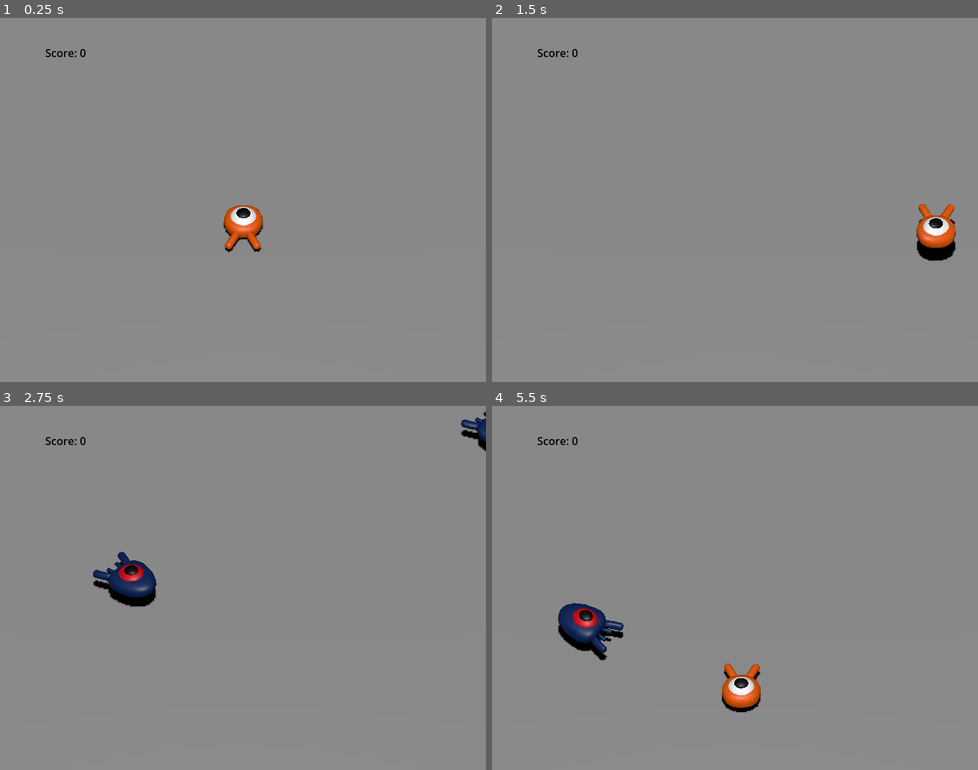
Above: before the commit, frames 1-4 (two rows, left to right).
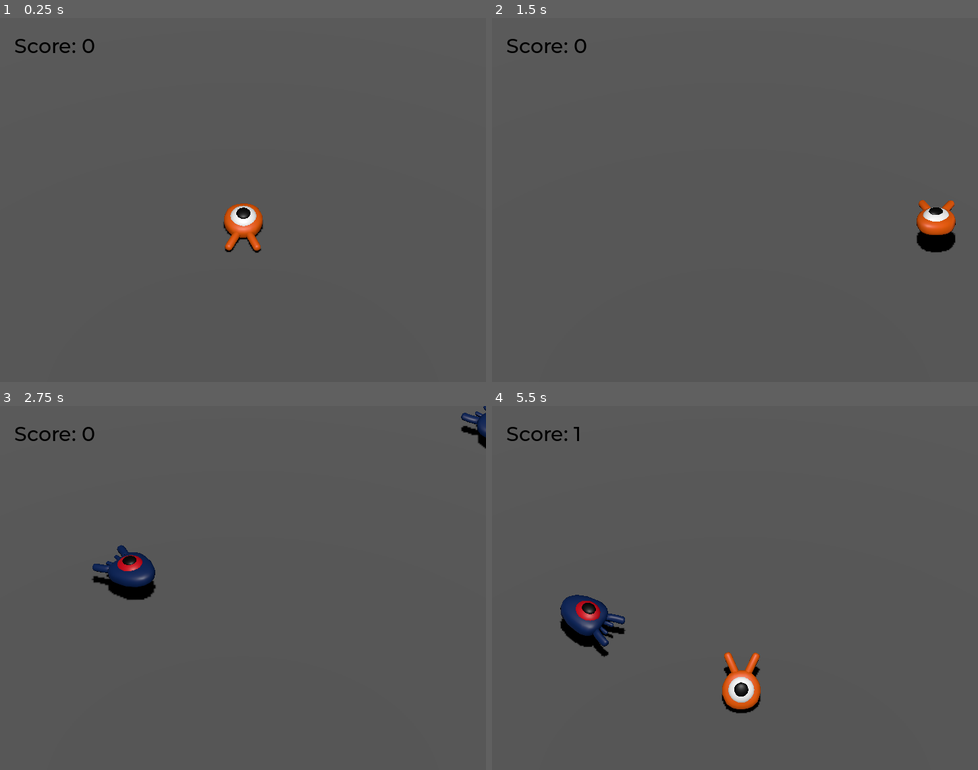
Above: after the commit, the same moments.

Repository: RobRob7/Dodge-the-Creeps-XL
Game: Godot game, scene res://scenes/main.tscn
Same seed, same stepped clock (60 frames per second), same inputs: the game is played once before the commit and once after it.
Inputs:
- Up to frame 1 (0.25 s): no input
- Up to frame 2 (1.5 s): tap Enter (enter, bound only after the commit) at 0.5 s; hold Right (move_right) 0.53-1.28 s; hold Enter (enter, bound only after the commit) 0.53-1.28 s; tap Space (jump) at 0.77, 0.8, 1.07, 1.35 s; hold Down (move_back) from 1.28 s (still down)
- Up to frame 3 (2.75 s): tap Space (jump) at 1.52, 1.82, 2.3 s; tap Enter (enter, bound only after the commit) at 1.55 s; release Down (move_back) at 2.03 s; hold Right (move_right) from 2.03 s (still down); hold Enter (enter, bound only after the commit) from 2.03 s (still down)
- Up to frame 4 (5.5 s): release Right (move_right) at 2.78 s; release Enter (enter, bound only after the commit) at 2.78 s; hold Up (move_forward) 2.78-3.53 s; tap Enter (enter, bound only after the commit) at 2.85, 4.35 s; tap Space (jump) at 3.02, 3.32, 3.6, 3.77, 4.07, 4.52, 4.82, 5.3 s; hold Left (move_left) 3.53-5.03 s; hold Down (move_back) from 5.03 s (still down); hold Enter (enter, bound only after the commit) from 5.03 s (still down)

The runs differ from the first frame. In frame 1, 99% of the frame differs, in the area x 0-100%, y 0-100%; in frame 2, 100%; in frame 3, 100%; in frame 4, 99%.

Commit message:
inital game done

Diff:
--- a/dodge-the-creeps-xl/project.godot
+++ b/dodge-the-creeps-xl/project.godot
@@ -13,7 +13,10 @@
 config/name="Dodge the Creeps XL"
 run/main_scene="res://scenes/main.tscn"
 config/features=PackedStringArray("4.3", "Forward Plus")
-config/icon="res://icon.svg"
+
+[autoload]
+
+MusicPlayer="*res://scenes/music_player.tscn"
 
 [display]
 
@@ -56,6 +59,11 @@
 , Object(InputEventJoypadButton,"resource_local_to_scene":false,"resource_name":"","device":-1,"button_index":0,"pressure":0.0,"pressed":false,"script":null)
 ]
 }
+enter={
+"deadzone": 0.5,
+"events": [Object(InputEventKey,"resource_local_to_scene":false,"resource_name":"","device":-1,"window_id":0,"alt_pressed":false,"shift_pressed":false,"ctrl_pressed":false,"meta_pressed":false,"pressed":false,"keycode":0,"physical_keycode":4194309,"key_label":0,"unicode":0,"location":0,"echo":false,"script":null)
+]
+}
 
 [layer_names]
 
--- a/dodge-the-creeps-xl/scenes/main.tscn
+++ b/dodge-the-creeps-xl/scenes/main.tscn
@@ -1,13 +1,19 @@
-[gd_scene load_steps=9 format=3 uid="uid://b71ilo00bartu"]
+[gd_scene load_steps=13 format=3 uid="uid://b71ilo00bartu"]
 
 [ext_resource type="Script" path="res://scripts/main.gd" id="1_2wups"]
 [ext_resource type="PackedScene" uid="uid://du4vwyedmq34w" path="res://scenes/player.tscn" id="1_b7syg"]
 [ext_resource type="PackedScene" uid="uid://cq3w6046tbbdr" path="res://scenes/mob.tscn" id="2_ybhe8"]
+[ext_resource type="FontFile" uid="uid://bagscwojs36q8" path="res://fonts/Montserrat-Medium.ttf" id="4_1ryb0"]
+[ext_resource type="Script" path="res://scripts/score_label.gd" id="5_d84xw"]
 
 [sub_resource type="BoxShape3D" id="BoxShape3D_ul1pp"]
 size = Vector3(60, 2, 60)
 
+[sub_resource type="StandardMaterial3D" id="StandardMaterial3D_0tcfh"]
+albedo_color = Color(0.346569, 0.346569, 0.346569, 1)
+
 [sub_resource type="BoxMesh" id="BoxMesh_caqag"]
+material = SubResource("StandardMaterial3D_0tcfh")
 size = Vector3(60, 2, 60)
 
 [sub_resource type="StandardMaterial3D" id="StandardMaterial3D_slmqj"]
@@ -22,6 +28,10 @@
 "tilts": PackedFloat32Array(0, 0, 0, 0, 0)
 }
 point_count = 5
+
+[sub_resource type="Theme" id="Theme_mky7e"]
+default_font = ExtResource("4_1ryb0")
+default_font_size = 30
 
 [node name="Main" type="Node"]
 script = ExtResource("1_2wups")
@@ -83,18 +93,48 @@
 
 [node name="UserInterface" type="Control" parent="."]
 layout_mode = 3
-anchors_preset = 0
-offset_left = 67.0
-offset_top = 40.0
-offset_right = 107.0
-offset_bottom = 80.0
+anchors_preset = 15
+anchor_right = 1.0
+anchor_bottom = 1.0
+grow_horizontal = 2
+grow_vertical = 2
+theme = SubResource("Theme_mky7e")
 
 [node name="ScoreLabel" type="Label" parent="UserInterface"]
 layout_mode = 0
-offset_right = 61.0
-offset_bottom = 23.0
+offset_left = 21.0
+offset_top = 22.0
+offset_right = 109.0
+offset_bottom = 50.0
 theme_override_colors/font_color = Color(0, 0, 0, 1)
 text = "Score: 0"
+script = ExtResource("5_d84xw")
+
+[node name="Retry" type="ColorRect" parent="UserInterface"]
+layout_mode = 1
+anchors_preset = 15
+anchor_right = 1.0
+anchor_bottom = 1.0
+grow_horizontal = 2
+grow_vertical = 2
+color = Color(0, 0, 0, 0)
+
+[node name="Label" type="Label" parent="UserInterface/Retry"]
+modulate = Color(0, 0, 0, 1)
+layout_mode = 1
+anchors_preset = 8
+anchor_left = 0.5
+anchor_top = 0.5
+anchor_right = 0.5
+anchor_bottom = 0.5
+offset_left = -110.5
+offset_top = -14.0
+offset_right = 110.5
+offset_bottom = 14.0
+grow_horizontal = 2
+grow_vertical = 2
+text = "Press Enter to Retry"
+uppercase = true
 
 [connection signal="hit" from="Player" to="." method="_on_player_hit"]
 [connection signal="timeout" from="MobTimer" to="." method="_on_mob_timer_timeout"]
--- a/dodge-the-creeps-xl/scenes/mob.tscn
+++ b/dodge-the-creeps-xl/scenes/mob.tscn
@@ -1,10 +1,44 @@
-[gd_scene load_steps=4 format=3 uid="uid://cq3w6046tbbdr"]
+[gd_scene load_steps=6 format=3 uid="uid://cq3w6046tbbdr"]
 
 [ext_resource type="PackedScene" uid="uid://bosk5v55e36p" path="res://art/mob.glb" id="1_7q5eb"]
 [ext_resource type="Script" path="res://scripts/mob.gd" id="1_yvem5"]
 
 [sub_resource type="BoxShape3D" id="BoxShape3D_nrl58"]
 size = Vector3(1.75, 1, 1.75)
+
+[sub_resource type="Animation" id="Animation_opdob"]
+resource_name = "float"
+length = 1.2
+loop_mode = 1
+tracks/0/type = "value"
+tracks/0/imported = false
+tracks/0/enabled = true
+tracks/0/path = NodePath("Pivot/Character:position")
+tracks/0/interp = 1
+tracks/0/loop_wrap = true
+tracks/0/keys = {
+"times": PackedFloat32Array(0.3, 0.5, 1.2),
+"transitions": PackedFloat32Array(0.420448, 2.07, 1),
+"update": 0,
+"values": [Vector3(0, 0, 0), Vector3(0, 0.65, 0), Vector3(0, 0.35, 0)]
+}
+tracks/1/type = "value"
+tracks/1/imported = false
+tracks/1/enabled = true
+tracks/1/path = NodePath("Pivot/Character:rotation")
+tracks/1/interp = 1
+tracks/1/loop_wrap = true
+tracks/1/keys = {
+"times": PackedFloat32Array(0.1, 0.5, 1.2),
+"transitions": PackedFloat32Array(0.420448, 0.44, 1),
+"update": 0,
+"values": [Vector3(0, 0, 0), Vector3(0.139626, 0, 0), Vector3(-0.15708, 0, 0)]
+}
+
+[sub_resource type="AnimationLibrary" id="AnimationLibrary_lqdwy"]
+_data = {
+"float": SubResource("Animation_opdob")
+}
 
 [node name="Mob" type="CharacterBody3D" groups=["mob"]]
 transform = Transform3D(1, 0, 0, 0, 1, 0, 0, 0, 1, 0, -0.218393, 0)
@@ -16,6 +50,7 @@
 transform = Transform3D(1, 0, 0, 0, 1, 0, 0, 0, 1, 0, 0.5, 0)
 
 [node name="Character" parent="Pivot" instance=ExtResource("1_7q5eb")]
+transform = Transform3D(1, 0, 0, 0, 0.987688, 0.156434, 0, -0.156434, 0.987688, 0, 0.35, 0)
 
 [node name="CollisionShape3D" type="CollisionShape3D" parent="."]
 transform = Transform3D(1, 0, 0, 0, 1, 0, 0, 0, 1, 0, 0.7, 0)
@@ -25,4 +60,10 @@
 transform = Transform3D(1.29932, 0, 0, 0, 1, 0, 0, 0, 1, -0.0176006, 0.934074, 0.341908)
 aabb = AABB(-0.865147, -1, -1.72254, 1.83283, 2, 3.44508)
 
+[node name="AnimationPlayer" type="AnimationPlayer" parent="."]
+libraries = {
+"": SubResource("AnimationLibrary_lqdwy")
+}
+autoplay = "float"
+
 [connection signal="screen_exited" from="VisibleOnScreenNotifier3D" to="." method="_on_visible_on_screen_notifier_3d_screen_exited"]
--- /dev/null
+++ b/dodge-the-creeps-xl/scenes/music_player.tscn
@@ -0,0 +1,6 @@
+[gd_scene load_steps=2 format=3 uid="uid://yfsn4kb2jbgb"]
+
+[ext_resource type="AudioStream" uid="uid://6ugy7n23u2ie" path="res://art/House In a Forest Loop.ogg" id="1_o5su6"]
+
+[node name="MusicPlayer" type="AudioStreamPlayer"]
+stream = ExtResource("1_o5su6")
--- a/dodge-the-creeps-xl/scenes/player.tscn
+++ b/dodge-the-creeps-xl/scenes/player.tscn
@@ -9,6 +9,68 @@
 [sub_resource type="CylinderShape3D" id="CylinderShape3D_ym30y"]
 height = 0.2
 radius = 1.1
+
+[sub_resource type="Animation" id="Animation_yhc4s"]
+resource_name = "float"
+length = 1.2
+loop_mode = 1
+tracks/0/type = "value"
+tracks/0/imported = false
+tracks/0/enabled = true
+tracks/0/path = NodePath("Pivot/Character:position")
+tracks/0/interp = 1
+tracks/0/loop_wrap = true
+tracks/0/keys = {
+"times": PackedFloat32Array(0.3, 0.5, 1.2),
+"transitions": PackedFloat32Array(0.420448, 2.07, 1),
+"update": 0,
+"values": [Vector3(0, 0, 0), Vector3(0, 0.65, 0), Vector3(0, 0.35, 0)]
+}
+tracks/1/type = "value"
+tracks/1/imported = false
+tracks/1/enabled = true
+tracks/1/path = NodePath("Pivot/Character:rotation")
+tracks/1/interp = 1
+tracks/1/loop_wrap = true
+tracks/1/keys = {
+"times": PackedFloat32Array(0.1, 0.5, 1.2),
+"transitions": PackedFloat32Array(0.420448, 0.44, 1),
+"update": 0,
+"values": [Vector3(0, 0, 0), Vector3(0.139626, 0, 0), Vector3(-0.15708, 0, 0)]
+}
+
+[sub_resource type="Animation" id="Animation_bvbey"]
+length = 0.001
+tracks/0/type = "value"
+tracks/0/imported = false
+tracks/0/enabled = true
+tracks/0/path = NodePath("Pivot/Character:position")
+tracks/0/interp = 1
+tracks/0/loop_wrap = true
+tracks/0/keys = {
+"times": PackedFloat32Array(0),
+"transitions": PackedFloat32Array(1),
+"update": 0,
+"values": [Vector3(0, 0, 0)]
+}
+tracks/1/type = "value"
+tracks/1/imported = false
+tracks/1/enabled = true
+tracks/1/path = NodePath("Pivot/Character:rotation")
+tracks/1/interp = 1
+tracks/1/loop_wrap = true
+tracks/1/keys = {
+"times": PackedFloat32Array(0),
+"transitions": PackedFloat32Array(1),
+"update": 0,
+"values": [Vector3(0, 0, 0)]
+}
+
+[sub_resource type="AnimationLibrary" id="AnimationLibrary_5lvaf"]
+_data = {
+"RESET": SubResource("Animation_bvbey"),
+"float": SubResource("Animation_yhc4s")
+}
 
 [node name="Player" type="CharacterBody3D"]
 transform = Transform3D(1, 0, 0, 0, 1, 0, 0, 0, 1, 0, 0.398933, 0)
@@ -32,4 +94,10 @@
 transform = Transform3D(1, 0, 0, 0, 1, 0, 0, 0, 1, 0, 0.832921, 0)
 shape = SubResource("CylinderShape3D_ym30y")
 
+[node name="AnimationPlayer" type="AnimationPlayer" parent="."]
+libraries = {
+"": SubResource("AnimationLibrary_5lvaf")
+}
+autoplay = "float"
+
 [connection signal="body_entered" from="MobDetector" to="." method="_on_mob_detector_body_entered"]
--- a/dodge-the-creeps-xl/scripts/main.gd
+++ b/dodge-the-creeps-xl/scripts/main.gd
@@ -1,6 +1,9 @@
 extends Node
 
 @export var mob_scene: PackedScene
+
+func _ready() -> void:
+	$UserInterface/Retry.hide()
 
 func _on_mob_timer_timeout() -> void:
 
@@ -25,6 +28,17 @@
 	# spawn the mob in main scene
 	add_child(mob)
 
+	# connect the mob to the score label to update the score upon squashing one
+	mob.squashed.connect($UserInterface/ScoreLabel._on_mob_squashed.bind())
+
 # is called when player is hit by mob
 func _on_player_hit() -> void:
 	$MobTimer.stop()
+	$UserInterface/Retry.show()
+
+# is called when any input is pressed
+func _unhandled_input(event: InputEvent) -> void:
+
+	# only reset when button pressed and the retry option is visible on UI
+	if event.is_action_pressed("enter") and $UserInterface/Retry.visible:
+		get_tree().reload_current_scene()
--- a/dodge-the-creeps-xl/scripts/mob.gd
+++ b/dodge-the-creeps-xl/scripts/mob.gd
@@ -30,6 +30,9 @@
 	# rotate velocity vector based on mob's Y rotation
 	velocity = velocity.rotated(Vector3.UP, rotation.y)
 
+	# randomly speed up mob animation
+	$AnimationPlayer.speed_scale = random_speed / min_speed
+
 func _on_visible_on_screen_notifier_3d_screen_exited() -> void:
 	queue_free()
 
--- a/dodge-the-creeps-xl/scripts/player.gd
+++ b/dodge-the-creeps-xl/scripts/player.gd
@@ -32,10 +32,15 @@
 	if Input.is_action_pressed("move_forward"):
 		direction.z -= 1
 
+	# check for player moving
 	if direction != Vector3.ZERO:
 		direction = direction.normalized()
 		# basis property affects the rotation of the node
 		$Pivot.basis = Basis.looking_at(direction)
+		$AnimationPlayer.speed_scale = 4
+	# check for player not moving
+	else:
+		$AnimationPlayer.speed_scale = 1
 
 	# ground velocity
 	target_velocity.x = direction.x * speed
@@ -78,6 +83,9 @@
 	velocity = target_velocity
 	move_and_slide()
 
+	# make player arc when jumping
+	$Pivot.rotation.x = PI / 6 * velocity.y / jump_impulse
+
 # will be called when player dies
 func die():
 	hit.emit()
--- /dev/null
+++ b/dodge-the-creeps-xl/scripts/score_label.gd
@@ -0,0 +1,8 @@
+extends Label
+
+var score = 0
+
+# is called when mob is squashed so UI score can be incremented
+func _on_mob_squashed():
+	score += 1
+	text = "Score: %s" % score
Not shown: 1 places in dodge-the-creeps-xl/scenes/player.tscn that only renumber resources
